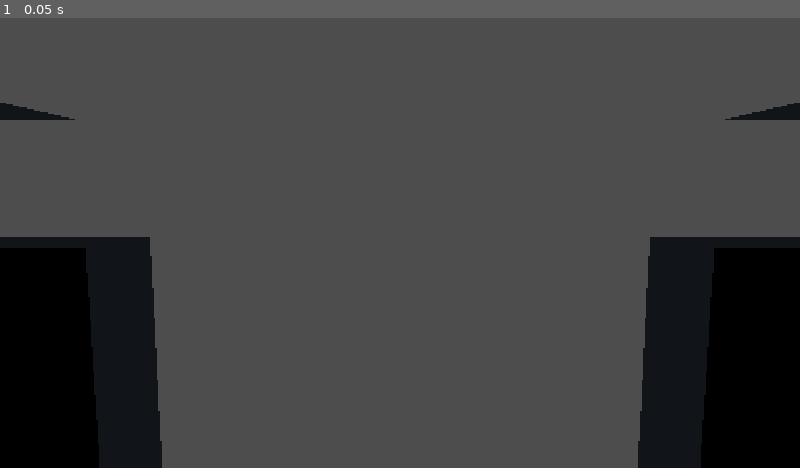
Above: before the commit, frame 1.
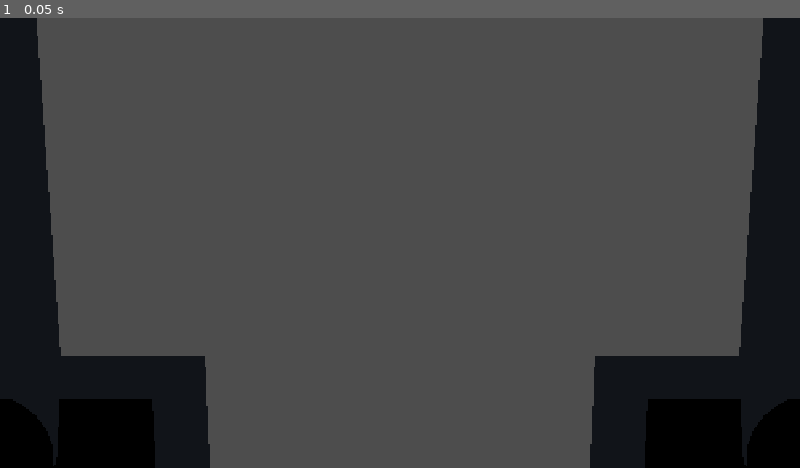
Above: after the commit, the same moment.

Repository: amami-cell/susabiyu-ig-auto
Game: Godot game, scene res://scenes/actors/player.tscn
Same seed, same stepped clock (60 frames per second), same inputs: the game is played once before the commit and once after it. This scene is started directly instead of the project's main scene.
Inputs:
- Up to frame 1 (0.05 s): no input

The runs differ from the first frame. In frame 1, 23% of the frame differs, in the area x 0-100%, y 0-100%.

Commit message:
見た目をより自然に＋服の作り込み＋家族ごとの差（髪型・髪色・体格）
- 体をなめらかな細めカプセルで再構成（団子でも硬いロボットでもない自然な人型）。
  胸→腰のテーパー、頭は少し縦長、腕は自然に外へ下ろす、ひじ・ひざは軽く曲げる。
- 服の作り込み：半袖(上腕=シャツ/前腕=肌)・ベルト・えり・眉を追加＝リアル寄り。
- 家族の差：decorate に role/char_name を追加。名前ごとに髪型(short/spiky/long/
  twin/sprout/elder)と髪色を決定。親(role=adult)は肩幅広め＋無精ひげ、末っ子つぼみは
  頭に芽(sprout)、お年寄り(おじい)は白髪＋あごひげ。
- player.gd/child.gd から role と名前を渡す。main.gd に開発用 --family（家族を一列に
  並べて撮る）を追加。

Co-Authored-By: Claude Opus 4.8 <noreply@anthropic.com>
Claude-Session: https://claude.ai/code/session_01Vw7YN8y4ArxBhwqv8CY4gx

Diff:
--- a/kobito-3d/scenes/actors/child.gd
+++ b/kobito-3d/scenes/actors/child.gd
@@ -46,7 +46,7 @@
 	mat.albedo_color = body_color
 	mat.roughness = 0.9
 	_body.material_override = mat
-	KobitoLook.decorate(_body, body_color)
+	KobitoLook.decorate(_body, body_color, false, "child", child_name)
 	scale = Vector3.ONE * body_scale
 	_label.text = child_name
 	set_physics_process(true)
--- a/kobito-3d/scenes/actors/kobito_look.gd
+++ b/kobito-3d/scenes/actors/kobito_look.gd
@@ -1,37 +1,47 @@
 extends RefCounted
 class_name KobitoLook
-## カプセル1体型を“人型の小人”に組み直す（頭・首・胸板・腹・骨盤・腕・脚＋顔）。
+## カプセル1体型を“人型の小人”に組み直す（頭・首・胸・腰・骨盤・腕・脚＋顔＋服＋髪型）。
 ##
 ## 当たり判定のカプセル(body)は透明にして残し、見た目は人型パーツで作る。
-## 「丸々」をやめ、体は角ばった箱(ボックス)で構成＝スリムな低ポリ人間。
-## 胴は 胸板(広)→腹(細) のV字テーパー、腕はひじ・脚はひざで軽く曲げる。
-## 頭だけは球（人の頭は丸い）。絵本風の輪郭線つき。プレイヤーは右手に武器。
+## なめらかで人間らしいシルエット＋服（半袖・ベルト・えり）＋家族ごとに違う髪型/髪色。
+## role="adult"（親）は肩幅広め＋無精ひげ、"child"（子）は名前ごとに髪型・髪色が変わる。
+## 頭は少し縦長、腕はひじ・脚はひざで軽く曲げ、腕は自然に外へ下ろす。輪郭線つき。
 
 # --- 体つきの比率（half=カプセル半身, br=半径 を基準にする）---
-const HEAD_R := 0.55          # 頭の半径（br倍）
-const HEAD_Y := 1.08          # 頭の高さ（half倍）
-const CHEST_Y := 0.56         # 胸板の高さ（half倍）
-const WAIST_Y := 0.18         # 腹の高さ（half倍）
-const SHOULDER_Y := 0.74      # 肩の高さ（half倍）
-const SHOULDER_X := 0.9       # 肩の左右（br倍）
-const UPPER_ARM_H := 0.50     # 上腕の長さ（half倍）
-const FOREARM_H := 0.46       # 前腕の長さ（half倍）
-const ELBOW_BEND := 0.16      # ひじの曲げ（rad）
-const HIP_Y := -0.14          # 股の高さ（half倍）
-const HIP_X := 0.42           # 股の左右間隔（br倍）
-const THIGH_H := 0.48         # 太ももの長さ（half倍）
-const SHIN_H := 0.46          # すねの長さ（half倍）
-const KNEE_BEND := 0.10       # ひざの曲げ（rad）
+const HEAD_R := 0.54
+const HEAD_Y := 1.10
+const CHEST_Y := 0.52
+const WAIST_Y := 0.14
+const SHOULDER_Y := 0.72
+const SHOULDER_X := 0.72
+const ARM_SPLAY := 0.16
+const UPPER_ARM_H := 0.50
+const FOREARM_H := 0.46
+const ELBOW_BEND := 0.16
+const HIP_Y := -0.14
+const HIP_X := 0.36
+const THIGH_H := 0.50
+const SHIN_H := 0.48
+const KNEE_BEND := 0.10
 
 # --- 人らしい配色 ---
-# プレイヤーの色は「シャツ（胴）」として残す＝誰が誰か分かる。
-const SKIN := Color(0.97, 0.80, 0.68)   # 肌色
-const PANTS := Color(0.27, 0.30, 0.42)  # ズボン（デニム調）
-const SHOES := Color(0.19, 0.15, 0.12)  # 靴
-const HAIR := Color(0.26, 0.17, 0.10)   # 髪（こげ茶）
-
-
-static func decorate(body: MeshInstance3D, color: Color, with_weapon: bool = false) -> void:
+const SKIN := Color(0.97, 0.80, 0.68)
+const PANTS := Color(0.27, 0.30, 0.42)
+const SHOES := Color(0.19, 0.15, 0.12)
+const BELT := Color(0.15, 0.12, 0.10)
+# 髪色パレット（名前から決める）
+const HAIR_PALETTE := [
+	Color(0.20, 0.13, 0.08),  # こげ茶
+	Color(0.10, 0.08, 0.07),  # ほぼ黒
+	Color(0.34, 0.21, 0.11),  # 栗色
+	Color(0.45, 0.30, 0.14),  # 明るい茶
+]
+const HAIR_WHITE := Color(0.9, 0.9, 0.88)
+
+
+## body=当たり判定カプセル, color=シャツ色, with_weapon=武器を持つか,
+## role="adult"/"child", char_name=キャラ名（髪型・髪色を決める）
+static func decorate(body: MeshInstance3D, color: Color, with_weapon: bool = false, role: String = "child", char_name: String = "") -> void:
 	if body == null or body.mesh == null:
 		return
 	if body.has_node("Torso"):
@@ -44,6 +54,9 @@
 		br = body.mesh.radius
 
 	var head_r := br * HEAD_R
+	var adult := role == "adult"
+	var shoulder_x := SHOULDER_X * (1.18 if adult else 1.0)   # 親は肩幅広め
+	var chest_wide := 1.3 if adult else 1.18
 
 	# 当たり判定のカプセルは透明化（見た目は人型パーツが担う）
 	var inv := StandardMaterial3D.new()
@@ -51,21 +64,33 @@
 	inv.albedo_color = Color(0, 0, 0, 0)
 	body.material_override = inv
 
-	# --- 胴：胸板(広)→腹(細) のV字テーパー＝スリムな人の胴（箱）---
-	var chest := _box(body, color, br,
-		Vector3(br * 1.5, half * 0.56, br * 0.62),
-		Vector3(0.0, half * CHEST_Y, 0.0))
-	chest.name = "Torso"   # 被弾フラッシュ・重複生成チェックの目印
-	_box(body, color, br,
-		Vector3(br * 1.12, half * 0.5, br * 0.56),
-		Vector3(0.0, half * WAIST_Y, 0.0))
+	# --- 胴：胸→腰 のなだらかなテーパー（前後に薄い）---
+	var chest := _cap(body, color, br, br * 0.5, half * 0.72,
+		Vector3(0.0, half * CHEST_Y, 0.0), Vector3(chest_wide, 1.0, 0.62))
+	chest.name = "Torso"
+	_cap(body, color, br, br * 0.42, half * 0.56,
+		Vector3(0.0, half * WAIST_Y, 0.0), Vector3(1.0, 1.0, 0.6))
+
+	# えり（首もと）＝シャツ色を少し暗く
+	_cap(body, color.darkened(0.25), br, br * 0.28, half * 0.14,
+		Vector3(0.0, half * 0.86, 0.0), Vector3(1.2, 0.5, 0.9))
+
+	# ベルト（腰）
+	var belt := MeshInstance3D.new()
+	var beltm := BoxMesh.new()
+	beltm.size = Vector3(br * 0.92, half * 0.1, br * 0.66)
+	belt.mesh = beltm
+	var belt_mat := _mat(BELT, 0.7)
+	belt_mat.next_pass = _outline(br)
+	belt.material_override = belt_mat
+	belt.position = Vector3(0.0, half * (HIP_Y + 0.14), 0.0)
+	body.add_child(belt)
 
 	# --- 骨盤（腰）＝ズボン色 ---
-	_box(body, PANTS, br,
-		Vector3(br * 1.18, half * 0.34, br * 0.58),
-		Vector3(0.0, half * (HIP_Y + 0.05), 0.0))
-
-	# --- 頭（球・小さめ）＝肌色 ---
+	_cap(body, PANTS, br, br * 0.44, half * 0.42,
+		Vector3(0.0, half * (HIP_Y + 0.05), 0.0), Vector3(1.1, 0.9, 0.64))
+
+	# --- 頭（少し縦長）＝肌色 ---
 	var head := MeshInstance3D.new()
 	head.name = "Head"
 	var hm := SphereMesh.new()
@@ -76,31 +101,32 @@
 	head_mat.next_pass = _outline(br)
 	head.material_override = head_mat
 	head.position = Vector3(0.0, half * HEAD_Y, 0.0)
+	head.scale = Vector3(0.94, 1.12, 0.98)
 	body.add_child(head)
 
-	# 細い首（頭と胴のつなぎ）＝肌色
+	# 首
 	var neck := MeshInstance3D.new()
 	var ncm := CylinderMesh.new()
 	ncm.top_radius = br * 0.2
 	ncm.bottom_radius = br * 0.24
-	ncm.height = half * 0.16
+	ncm.height = half * 0.18
 	neck.mesh = ncm
 	neck.material_override = _mat(SKIN.darkened(0.05), 0.7)
-	neck.position = Vector3(0.0, half * (HEAD_Y - 0.16), 0.0)
+	neck.position = Vector3(0.0, half * (HEAD_Y - 0.18), 0.0)
 	body.add_child(neck)
 
-	_build_face(head, color, head_r)
-
-	# --- 腕 x2（肩ピボット→上腕→ひじ→前腕→手。すべて角ばった箱）---
-	var arm_l := _make_arm(body, color, br, half, -1.0)
-	var arm_r := _make_arm(body, color, br, half, 1.0)
-
-	# --- 脚 x2（股ピボット→太もも→ひざ→すね→足）---
+	var style := _hair_style(char_name, role)
+	var hair_col := _hair_color(char_name, role)
+	_build_face(head, head_r, hair_col, style, adult)
+
+	# --- 腕・脚 ---
+	var arm_l := _make_arm(body, color, br, half, -1.0, shoulder_x)
+	var arm_r := _make_arm(body, color, br, half, 1.0, shoulder_x)
 	var legs: Array[Node3D] = []
 	legs.append(_make_leg(body, color, br, half, -1.0))
 	legs.append(_make_leg(body, color, br, half, 1.0))
 
-	# --- 武器（プレイヤーだけ・右手に付ける）---
+	# --- 武器（プレイヤーだけ・右手）---
 	var weapon: Node3D = null
 	var trail: Node3D = null
 	if with_weapon:
@@ -119,37 +145,63 @@
 static var _face_eyes: Array[Node3D] = []
 
 
-## 箱パーツを1個作って body(または親)に付けるヘルパ（輪郭線つき）。
-static func _box(parent: Node3D, c: Color, br: float, size: Vector3, pos: Vector3) -> MeshInstance3D:
+# ---- 家族の差（髪型・髪色を名前/役割から決める）----
+
+static func _hair_style(char_name: String, role: String) -> String:
+	if "じい" in char_name or "祖" in char_name or "翁" in char_name:
+		return "elder"
+	match char_name:
+		"つぼみ": return "sprout"   # 末っ子＝芽（つぼみ）
+		"スミレ": return "long"
+		"カヤ": return "spiky"
+		"ソラ": return "short"
+		"シズク": return "twin"
+		"リン": return "long"
+		"ラン": return "twin"
+		"マメ": return "spiky"
+	if role == "adult":
+		return "short"
+	var styles := ["short", "spiky", "long", "twin"]
+	return styles[absi(char_name.hash()) % styles.size()]
+
+
+static func _hair_color(char_name: String, role: String) -> Color:
+	if "じい" in char_name or "祖" in char_name or "翁" in char_name:
+		return HAIR_WHITE
+	return HAIR_PALETTE[absi(char_name.hash()) % HAIR_PALETTE.size()]
+
+
+static func _cap(parent: Node3D, c: Color, br: float, radius: float, height: float, pos: Vector3, sc: Vector3 = Vector3.ONE) -> MeshInstance3D:
 	var mi := MeshInstance3D.new()
-	var m := BoxMesh.new()
-	m.size = size
+	var m := CapsuleMesh.new()
+	m.radius = radius
+	m.height = height
 	mi.mesh = m
 	var mat := _mat(c, 0.85)
 	mat.next_pass = _outline(br)
 	mi.material_override = mat
 	mi.position = pos
+	mi.scale = sc
 	parent.add_child(mi)
 	return mi
 
 
-## 顔（髪＋大きな目＋ハイライト・ほっぺ・口・鼻）を頭に付ける。hr=頭の半径。
-static func _build_face(head: MeshInstance3D, color: Color, hr: float) -> void:
+## 顔（髪型別の髪＋眉＋大きな目＋ハイライト・ほっぺ・口・鼻＋無精ひげ/あごひげ）。
+static func _build_face(head: MeshInstance3D, hr: float, hair_col: Color, style: String, adult: bool) -> void:
 	_face_eyes = []
-
-	# 髪（頭の上〜後ろを覆うキャップ。前(顔)は出す）
-	var hair := MeshInstance3D.new()
-	hair.name = "Hair"
-	var harm := SphereMesh.new()
-	harm.radius = hr * 0.98
-	harm.height = hr * 1.96
-	hair.mesh = harm
-	var hair_mat := _mat(HAIR, 0.6)
-	hair_mat.next_pass = _outline(hr)
-	hair.material_override = hair_mat
-	hair.position = Vector3(0.0, hr * 0.34, -hr * 0.16)
-	hair.scale = Vector3(1.06, 0.92, 1.06)
-	head.add_child(hair)
+	_build_hair(head, hr, hair_col, style)
+
+	# 眉（顔つきが出る）
+	var brow_mat := _mat(hair_col.darkened(0.1), 0.7)
+	for sx in [-1.0, 1.0]:
+		var brow := MeshInstance3D.new()
+		var bxm := BoxMesh.new()
+		bxm.size = Vector3(hr * 0.28, hr * 0.07, hr * 0.12)
+		brow.mesh = bxm
+		brow.material_override = brow_mat
+		brow.position = Vector3(hr * 0.42 * sx, hr * 0.44, hr * 0.82)
+		brow.rotation.z = -0.12 * sx
+		head.add_child(brow)
 
 	var eyemat := _mat(Color(0.1, 0.08, 0.09), 0.25)
 	var hi_mat := StandardMaterial3D.new()
@@ -157,119 +209,232 @@
 	hi_mat.emission_enabled = true
 	hi_mat.emission = Color(1, 1, 1)
 	hi_mat.emission_energy_multiplier = 0.4
+	var eye_r := hr * (0.26 if adult else 0.3)   # 大人は目を少し小さく＝リアル寄り
 	for sx in [-1.0, 1.0]:
 		var eye := MeshInstance3D.new()
 		eye.name = "Eye%s" % ("L" if sx < 0 else "R")
 		var em := SphereMesh.new()
-		em.radius = hr * 0.32
-		em.height = hr * 0.64
+		em.radius = eye_r
+		em.height = eye_r * 2.0
 		eye.mesh = em
 		eye.material_override = eyemat
-		eye.position = Vector3(hr * 0.44 * sx, hr * 0.16, hr * 0.83)
+		eye.position = Vector3(hr * 0.42 * sx, hr * 0.16, hr * 0.84)
 		head.add_child(eye)
 		_face_eyes.append(eye)
 		var hi := MeshInstance3D.new()
 		var him := SphereMesh.new()
-		him.radius = hr * 0.1
-		him.height = hr * 0.2
+		him.radius = eye_r * 0.32
+		him.height = eye_r * 0.64
 		hi.mesh = him
 		hi.material_override = hi_mat
-		hi.position = Vector3(hr * 0.12, hr * 0.14, hr * 0.26)
+		hi.position = Vector3(eye_r * 0.4, eye_r * 0.45, eye_r * 0.8)
 		eye.add_child(hi)
 
 	var cheek_mat := _mat(Color(1.0, 0.6, 0.62), 0.7)
 	for sx in [-1.0, 1.0]:
 		var cheek := MeshInstance3D.new()
 		var cm := SphereMesh.new()
-		cm.radius = hr * 0.17
-		cm.height = hr * 0.2
+		cm.radius = hr * 0.16
+		cm.height = hr * 0.18
 		cheek.mesh = cm
 		cheek.material_override = cheek_mat
-		cheek.position = Vector3(hr * 0.62 * sx, -hr * 0.18, hr * 0.7)
+		cheek.position = Vector3(hr * 0.6 * sx, -hr * 0.18, hr * 0.72)
 		head.add_child(cheek)
 
 	var mouth := MeshInstance3D.new()
 	var mo := SphereMesh.new()
-	mo.radius = hr * 0.13
+	mo.radius = hr * 0.12
 	mo.height = hr * 0.12
 	mouth.mesh = mo
 	mouth.material_override = _mat(Color(0.35, 0.14, 0.14), 0.6)
-	mouth.scale = Vector3(1.6, 0.5, 1.0)
-	mouth.position = Vector3(0.0, -hr * 0.38, hr * 0.9)
+	mouth.scale = Vector3(1.5, 0.5, 1.0)
+	mouth.position = Vector3(0.0, -hr * 0.4, hr * 0.9)
 	head.add_child(mouth)
 
 	var nose := MeshInstance3D.new()
 	var nm := SphereMesh.new()
-	nm.radius = hr * 0.11
-	nm.height = hr * 0.22
+	nm.radius = hr * 0.1
+	nm.height = hr * 0.2
 	nose.mesh = nm
 	nose.material_override = _mat(SKIN.darkened(0.06), 0.6)
-	nose.position = Vector3(0.0, -hr * 0.06, hr * 0.96)
+	nose.position = Vector3(0.0, -hr * 0.08, hr * 0.96)
 	head.add_child(nose)
 
-
-## 腕：肩ピボット（KobitoAnim が振る）→上腕→ひじ→前腕→手。角ばった箱・肌色（半袖）。
-static func _make_arm(body: MeshInstance3D, color: Color, br: float, half: float, side: float) -> Node3D:
+	# あごひげ（お年寄り）／無精ひげ（大人）
+	if style == "elder":
+		var beard := MeshInstance3D.new()
+		var bdm := SphereMesh.new()
+		bdm.radius = hr * 0.5
+		bdm.height = hr * 1.0
+		beard.mesh = bdm
+		beard.material_override = _mat(HAIR_WHITE, 0.6)
+		beard.scale = Vector3(0.9, 0.9, 0.55)
+		beard.position = Vector3(0.0, -hr * 0.62, hr * 0.5)
+		head.add_child(beard)
+	elif adult:
+		var stub := MeshInstance3D.new()
+		var stm := SphereMesh.new()
+		stm.radius = hr * 0.46
+		stm.height = hr * 0.92
+		stub.mesh = stm
+		stub.material_override = _mat(SKIN.darkened(0.28), 0.8)
+		stub.scale = Vector3(0.92, 0.5, 0.5)
+		stub.position = Vector3(0.0, -hr * 0.42, hr * 0.66)
+		head.add_child(stub)
+
+
+## 髪型（髪色つき）を頭に付ける。style: short/spiky/long/twin/sprout/elder
+static func _build_hair(head: MeshInstance3D, hr: float, hair_col: Color, style: String) -> void:
+	# 土台のキャップ（芽っ子は薄め）
+	var cap := MeshInstance3D.new()
+	cap.name = "Hair"
+	var capm := SphereMesh.new()
+	capm.radius = hr * 1.0
+	capm.height = hr * 2.0
+	cap.mesh = capm
+	var hair_mat := _mat(hair_col, 0.6)
+	hair_mat.next_pass = _outline(hr)
+	cap.material_override = hair_mat
+	if style == "sprout":
+		cap.scale = Vector3(1.03, 0.66, 1.03)
+		cap.position = Vector3(0.0, hr * 0.42, -hr * 0.08)
+	else:
+		cap.scale = Vector3(1.05, 0.9, 1.05)
+		cap.position = Vector3(0.0, hr * 0.32, -hr * 0.16)
+	head.add_child(cap)
+
+	match style:
+		"spiky":
+			for i in 5:
+				var sp := MeshInstance3D.new()
+				var spm := CylinderMesh.new()
+				spm.top_radius = 0.0
+				spm.bottom_radius = hr * 0.2
+				spm.height = hr * 0.5
+				spm.radial_segments = 5
+				sp.mesh = spm
+				sp.material_override = _mat(hair_col, 0.6)
+				var ang := -0.6 + 0.3 * i
+				sp.position = Vector3(hr * 0.5 * (ang), hr * 0.95, -hr * 0.1 + hr * 0.1 * (i % 2))
+				sp.rotation = Vector3(0.2, 0.0, ang * 0.5)
+				head.add_child(sp)
+		"long":
+			for sx in [-1.0, 1.0]:
+				var side := MeshInstance3D.new()
+				var sm := CapsuleMesh.new()
+				sm.radius = hr * 0.26
+				sm.height = hr * 1.3
+				side.mesh = sm
+				side.material_override = _mat(hair_col, 0.6)
+				side.scale = Vector3(0.7, 1.0, 0.7)
+				side.position = Vector3(hr * 0.88 * sx, -hr * 0.05, -hr * 0.18)
+				head.add_child(side)
+		"twin":
+			for sx in [-1.0, 1.0]:
+				var bun := MeshInstance3D.new()
+				var bm := SphereMesh.new()
+				bm.radius = hr * 0.32
+				bm.height = hr * 0.64
+				bun.mesh = bm
+				bun.material_override = _mat(hair_col, 0.6)
+				bun.position = Vector3(hr * 0.98 * sx, hr * 0.25, -hr * 0.1)
+				head.add_child(bun)
+		"sprout":
+			# 茎（緑）＋葉2枚＝つぼみらしい芽
+			var stem := MeshInstance3D.new()
+			var stm := CylinderMesh.new()
+			stm.top_radius = hr * 0.05
+			stm.bottom_radius = hr * 0.07
+			stm.height = hr * 0.5
+			stem.mesh = stm
+			stem.material_override = _mat(Color(0.45, 0.62, 0.28), 0.7)
+			stem.position = Vector3(0.0, hr * 0.95, 0.0)
+			head.add_child(stem)
+			for sx in [-1.0, 1.0]:
+				var leaf := MeshInstance3D.new()
+				var lm := SphereMesh.new()
+				lm.radius = hr * 0.16
+				lm.height = hr * 0.32
+				leaf.mesh = lm
+				leaf.material_override = _mat(Color(0.5, 0.72, 0.32), 0.7)
+				leaf.scale = Vector3(1.4, 0.4, 0.8)
+				leaf.position = Vector3(hr * 0.18 * sx, hr * 1.12, 0.0)
+				leaf.rotation.z = -0.6 * sx
+				head.add_child(leaf)
+
+
+## 腕：肩ピボット→外へ開くlean→上腕(袖=シャツ)→ひじ→前腕(肌)→手。
+static func _make_arm(body: MeshInstance3D, color: Color, br: float, half: float, side: float, shoulder_x: float) -> Node3D:
 	var pivot := Node3D.new()
 	pivot.name = "Arm%s" % ("L" if side < 0 else "R")
-	pivot.position = Vector3(br * SHOULDER_X * side, half * SHOULDER_Y, 0.0)   # 肩
+	pivot.position = Vector3(br * shoulder_x * side, half * SHOULDER_Y, 0.0)
 	body.add_child(pivot)
 
-	_box(pivot, SKIN, br,
-		Vector3(br * 0.3, half * UPPER_ARM_H, br * 0.3),
-		Vector3(0.0, half * UPPER_ARM_H * -0.5, 0.0))
-
-	# ひじ（軽く前へ曲げる）
+	var lean := Node3D.new()
+	lean.name = "Lean"
+	lean.rotation.z = ARM_SPLAY * side
+	pivot.add_child(lean)
+
+	# 上腕＝半袖（シャツ色）
+	_cap(lean, color, br, br * 0.17, half * UPPER_ARM_H * 0.9,
+		Vector3(0.0, half * UPPER_ARM_H * -0.45, 0.0))
+
 	var elbow := Node3D.new()
 	elbow.name = "Elbow"
 	elbow.position = Vector3(0.0, half * -UPPER_ARM_H, 0.0)
 	elbow.rotation.x = ELBOW_BEND
-	pivot.add_child(elbow)
-
-	_box(elbow, SKIN, br,
-		Vector3(br * 0.26, half * FOREARM_H, br * 0.26),
+	lean.add_child(elbow)
+
+	# 前腕＝肌
+	_cap(elbow, SKIN, br, br * 0.13, half * FOREARM_H,
 		Vector3(0.0, half * FOREARM_H * -0.5, 0.0))
 
 	var hand := Node3D.new()
 	hand.name = "Hand"
 	hand.position = Vector3(0.0, half * -FOREARM_H, 0.0)
 	elbow.add_child(hand)
-	_box(hand, SKIN.lightened(0.04), br,
-		Vector3(br * 0.34, br * 0.3, br * 0.3),
-		Vector3(0.0, -br * 0.12, 0.0))
+	var hmesh := MeshInstance3D.new()
+	var hgm := SphereMesh.new()
+	hgm.radius = br * 0.16
+	hgm.height = br * 0.32
+	hmesh.mesh = hgm
+	hmesh.material_override = _mat(SKIN.lightened(0.04), 0.7)
+	hmesh.scale = Vector3(1.0, 1.1, 0.85)
+	hand.add_child(hmesh)
 	return pivot
 
 
-## 脚：股ピボット（KobitoAnim が振る）→太もも→ひざ→すね→足。角ばった箱・ズボン＋靴。
+## 脚：股ピボット→太もも→ひざ→すね→足。ズボン＋靴。
 static func _make_leg(body: MeshInstance3D, color: Color, br: float, half: float, side: float) -> Node3D:
 	var pivot := Node3D.new()
 	pivot.name = "Leg%s" % ("L" if side < 0 else "R")
-	pivot.position = Vector3(br * HIP_X * side, half * HIP_Y, 0.0)   # 股
+	pivot.position = Vector3(br * HIP_X * side, half * HIP_Y, 0.0)
 	body.add_child(pivot)
 
-	_box(pivot, PANTS, br,
-		Vector3(br * 0.42, half * THIGH_H, br * 0.44),
+	_cap(pivot, PANTS, br, br * 0.2, half * THIGH_H,
 		Vector3(0.0, half * THIGH_H * -0.5, 0.0))
 
-	# ひざ（軽く曲げる）
 	var knee := Node3D.new()
 	knee.name = "Knee"
 	knee.position = Vector3(0.0, half * -THIGH_H, 0.0)
 	knee.rotation.x = KNEE_BEND
 	pivot.add_child(knee)
 
-	_box(knee, PANTS.darkened(0.08), br,
-		Vector3(br * 0.36, half * SHIN_H, br * 0.38),
+	_cap(knee, PANTS.darkened(0.08), br, br * 0.17, half * SHIN_H,
 		Vector3(0.0, half * SHIN_H * -0.5, 0.0))
 
-	# 足＝靴（前へ長い箱）
-	_box(knee, SHOES, br,
-		Vector3(br * 0.44, br * 0.3, br * 0.86),
-		Vector3(0.0, half * -SHIN_H - br * 0.02, br * 0.2))
+	var foot := MeshInstance3D.new()
+	var fm := BoxMesh.new()
+	fm.size = Vector3(br * 0.42, br * 0.28, br * 0.82)
+	foot.mesh = fm
+	var foot_mat := _mat(SHOES, 0.6)
+	foot_mat.next_pass = _outline(br)
+	foot.material_override = foot_mat
+	foot.position = Vector3(0.0, half * -SHIN_H - br * 0.02, br * 0.2)
+	knee.add_child(foot)
 	return pivot
 
 
-## 右手（Hand ノード）に握る棒（前方へ伸びる明るい刃）。攻撃時は水平に薙ぐ。
 static func _make_weapon(hand: Node3D, br: float) -> Node3D:
 	var holder := Node3D.new()
 	holder.name = "Weapon"
@@ -314,7 +479,6 @@
 	return m
 
 
-## 絵本風の輪郭線（トゥーンアウトライン）。裏面をふくらませて黒く塗る＝縁取り。
 static func _outline(br: float) -> StandardMaterial3D:
 	var m := StandardMaterial3D.new()
 	m.shading_mode = BaseMaterial3D.SHADING_MODE_UNSHADED
--- a/kobito-3d/scenes/actors/player.gd
+++ b/kobito-3d/scenes/actors/player.gd
@@ -76,8 +76,9 @@
 	mat.albedo_color = _base_color
 	mat.roughness = 0.9
 	_body.material_override = mat
-	KobitoLook.decorate(_body, Net.color_of(owner_id), true)   # プレイヤーは武器を持つ
-	_label.text = Net.roster.get(owner_id, {}).get("name", "小人")
+	var pname: String = Net.roster.get(owner_id, {}).get("name", "小人")
+	KobitoLook.decorate(_body, Net.color_of(owner_id), true, "adult", pname)   # 親：武器を持つ
+	_label.text = pname
 
 	# カメラは自分のぶんだけ。他人の小人のカメラは切っておく。
 	_camera.current = is_local
--- a/kobito-3d/scenes/main.gd
+++ b/kobito-3d/scenes/main.gd
@@ -286,4 +286,53 @@
 		await get_tree().create_timer(0.08).timeout
 		await RenderingServer.frame_post_draw
 		get_viewport().get_texture().get_image().save_png("/tmp/shot_hit.png")
+	# --family を付けると、家族を一列に並べて撮る（家族ごとの見た目差の確認）
+	if OS.get_cmdline_user_args().has("--family"):
+		var fam := [
+			{"name": "父", "color": Color(0.30, 0.55, 0.95), "scale": 1.0, "role": "adult"},
+			{"name": "スミレ", "color": Color(0.55, 0.40, 0.70), "scale": 0.68, "role": "child"},
+			{"name": "カヤ", "color": Color(0.85, 0.50, 0.25), "scale": 0.66, "role": "child"},
+			{"name": "ソラ", "color": Color(0.50, 0.75, 0.95), "scale": 0.62, "role": "child"},
+			{"name": "シズク", "color": Color(0.55, 0.80, 0.85), "scale": 0.60, "role": "child"},
+			{"name": "リン", "color": Color(0.58, 0.82, 0.42), "scale": 0.58, "role": "child"},
+			{"name": "ラン", "color": Color(0.50, 0.74, 0.38), "scale": 0.58, "role": "child"},
+			{"name": "マメ", "color": Color(0.66, 0.70, 0.35), "scale": 0.56, "role": "child"},
+			{"name": "つぼみ", "color": Color(0.95, 0.65, 0.75), "scale": 0.46, "role": "child"},
+			{"name": "おじい", "color": Color(0.70, 0.70, 0.72), "scale": 0.9, "role": "adult"},
+		]
+		var root := Node3D.new()
+		add_child(root)
+		root.global_position = Vector3(0.0, 0.0, -40.0)
+		var x := -(fam.size() - 1) * 0.75
+		for d in fam:
+			var holder := Node3D.new()
+			root.add_child(holder)
+			holder.position = Vector3(x, 0.0, 0.0)
+			holder.scale = Vector3.ONE * float(d["scale"])
+			var mi := MeshInstance3D.new()
+			var cap := CapsuleMesh.new()
+			cap.radius = 0.25
+			cap.height = 1.0
+			mi.mesh = cap
+			holder.add_child(mi)
+			KobitoLook.decorate(mi, d["color"], false, d["role"], d["name"])
+			var lbl := Label3D.new()
+			lbl.text = d["name"]
+			lbl.position = Vector3(0.0, 1.1, 0.0)
+			lbl.pixel_size = 0.006
+			lbl.billboard = BaseMaterial3D.BILLBOARD_ENABLED
+			holder.add_child(lbl)
+			x += 1.5
+		var lightp := DirectionalLight3D.new()
+		lightp.rotation = Vector3(deg_to_rad(-45.0), deg_to_rad(30.0), 0.0)
+		root.add_child(lightp)
+		var fcam := Camera3D.new()
+		add_child(fcam)
+		fcam.global_position = Vector3(0.0, 0.75, -36.2)
+		fcam.look_at(Vector3(0.0, 0.45, -40.0), Vector3.UP)
+		fcam.fov = 62.0
+		fcam.current = true
+		await get_tree().create_timer(1.0).timeout
+		await RenderingServer.frame_post_draw
+		get_viewport().get_texture().get_image().save_png("/tmp/shot_family.png")
 	get_tree().quit()
